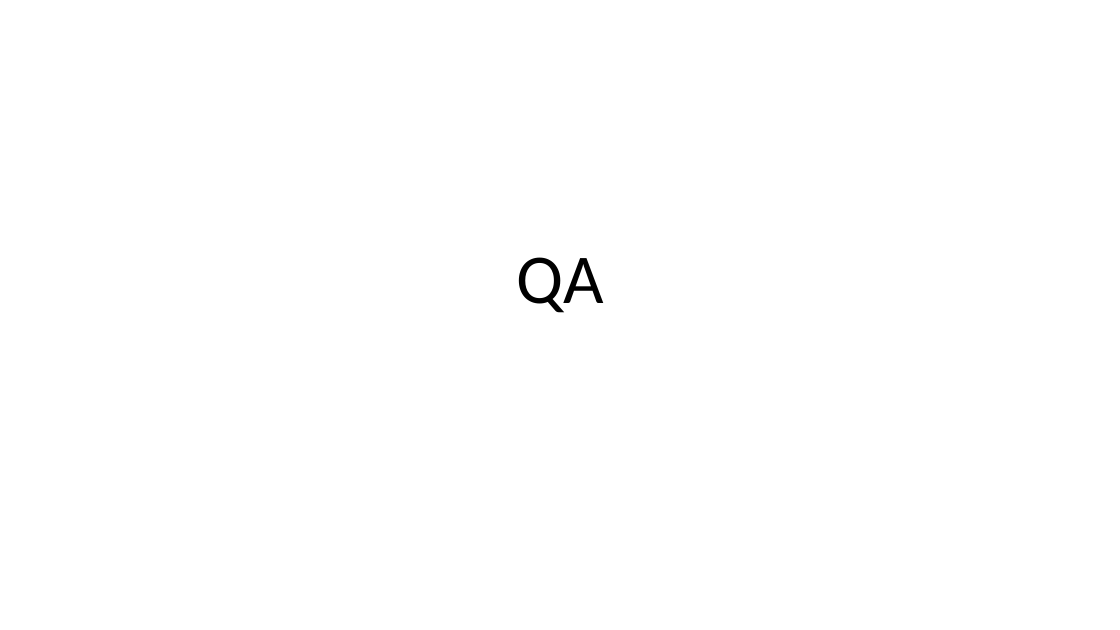
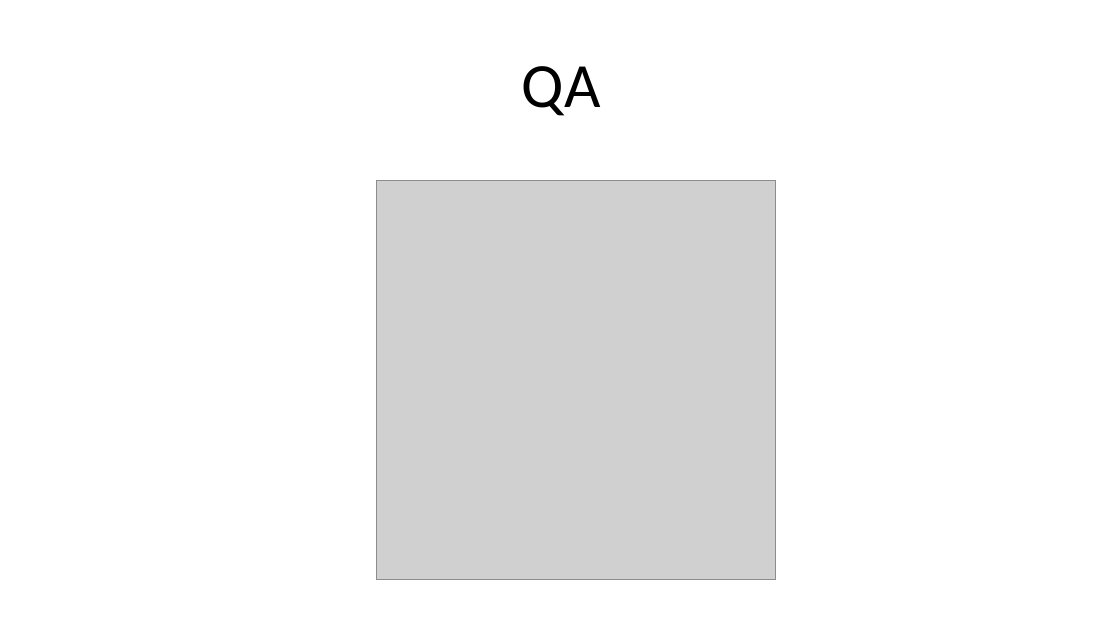
Before and after one commit to lgxqf/UICrawler, a slide deck: slide 17 of doc/UICrawler.pptx. Drawn at 1120x630 pixels with LibreOffice and Linux fonts; fonts in the diff are those of the drawing; grey boxes stand for pictures. Boxes give left, top, right and bottom in pixels: in the first picture for what was removed or moved away, otherwise in the second. Text is boxed around its words. In the diff, an @@ line names an element or a change of style, - is before the commit and + after.

Commit message:
update

```diff
--- a/doc/UICrawler.pptx
+++ b/doc/UICrawler.pptx
@@ title "QA": place and size @@
-title "QA" at <box>516,257,604,313</box>
+title "QA" at <box>522,66,601,116</box>
@@ title "QA" at <box>522,66,601,116</box>: size 60 to 54 pt @@
@@ picture added at <box>376,181,776,581</box> @@
```
Also in this commit, not shown: 1 other slide changed.
